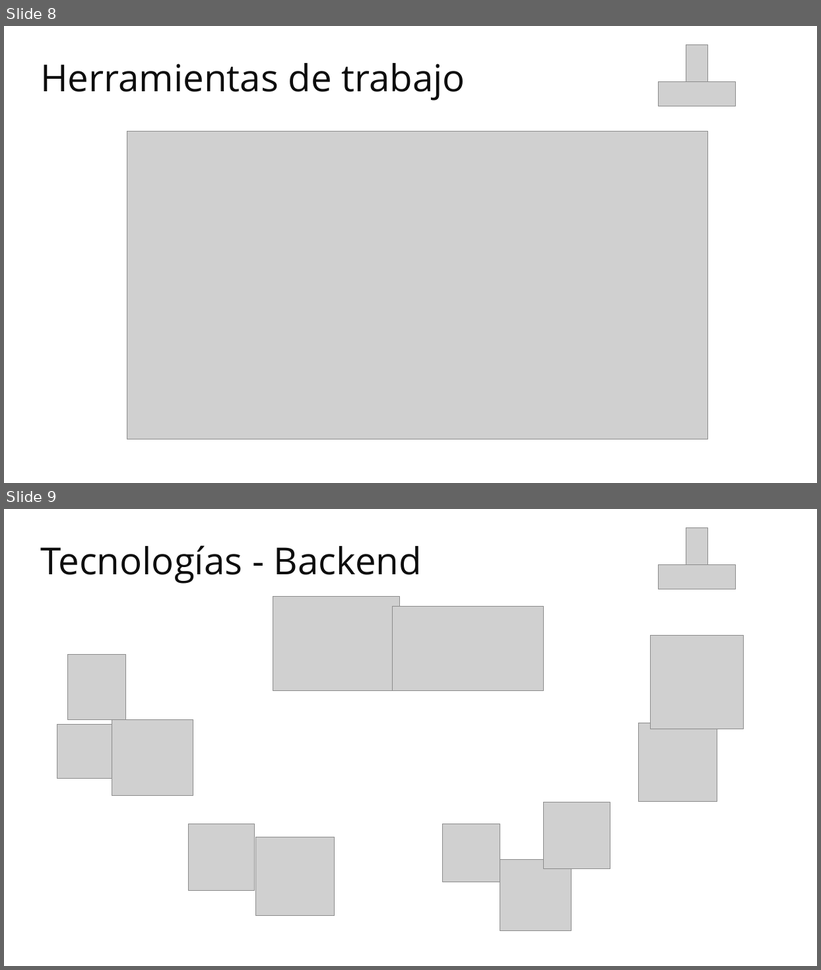
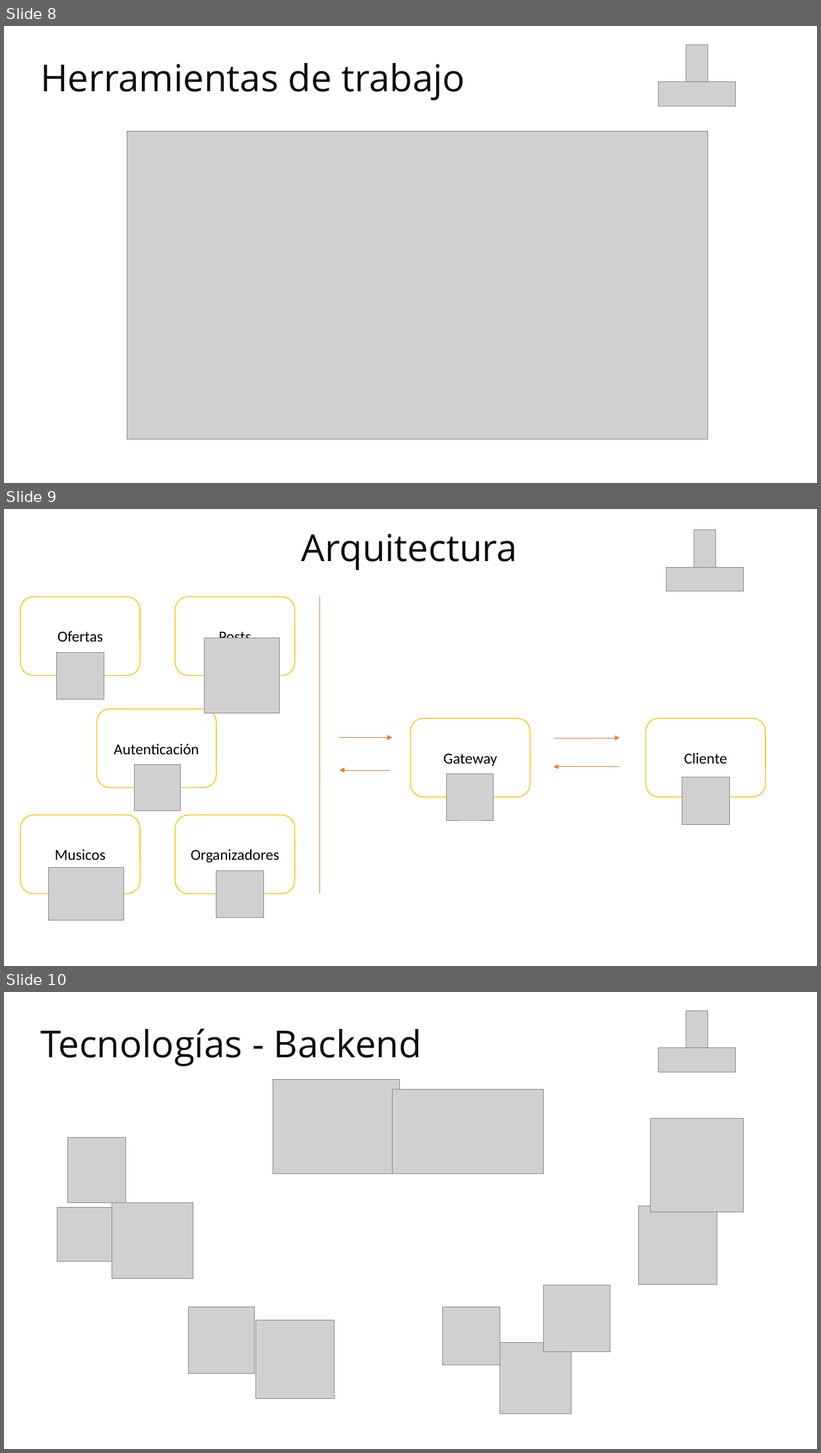
Before and after one commit to moises-ph/Nodens-documentacion, a slide deck: Presentaciones del proyecto/Presentación de Proyecto Pitch1.pptx. Shown one above the other, each under a label of ours: slides 8 and 9 before the commit, slides 8, 9 and 10 after it. The pictures are 821x970 and 821x1453 pixels, drawn with LibreOffice and Linux fonts; fonts in the diff are those of the drawing; grey boxes stand for pictures; background and template pictures are left out. Boxes give left, top, right and bottom in pixels: in the first picture for what was removed or moved away, otherwise in the second. Text is boxed around its words. In the diff, an @@ line names an element or a change of style, - is before the commit and + after.

Commit message:
Presentacion y ya

```diff
--- a/Presentaciones del proyecto/Presentación de Proyecto Pitch1.pptx
+++ b/Presentaciones del proyecto/Presentación de Proyecto Pitch1.pptx
@@ slide 9 added at box(4, 509, 817, 966), background picture (left out) @@
@@ text added at box(302, 533, 517, 570), 44 pt, text #0D0D0D @@
+Arquitectura
@@ picture added at box(694, 530, 717, 568) @@
@@ picture added at box(667, 567, 744, 591) @@
@@ rounded rectangle added at box(20, 597, 140, 675), fill #FFFFFF, outline #FFC000 1 pt, 18 pt, text #000000 @@
+Ofertas
@@ rounded rectangle added at box(176, 597, 295, 675), fill #FFFFFF, outline #FFC000 1 pt, 18 pt, text #000000 @@
+Posts
@@ line added from (320, 597) to (320, 894), #ED7D31 0.5 pt @@
@@ picture added at box(205, 638, 280, 714) @@
@@ picture added at box(56, 652, 104, 700) @@
@@ rounded rectangle added at box(96, 709, 217, 788), fill #FFFFFF, outline #FFC000 1 pt, 18 pt, text #000000 @@
+Autenticación
@@ rounded rectangle added at box(411, 718, 531, 797), fill #FFFFFF, outline #FFC000 1 pt, 18 pt, text #000000 @@
+Gateway
@@ rounded rectangle added at box(646, 718, 766, 797), fill #FFFFFF, outline #FFC000 1 pt, 18 pt, text #000000 @@
+Cliente
@@ arrow added from (339, 738) to (393, 738), #ED7D31 0.5 pt @@
@@ arrow added from (554, 739) to (620, 739), #ED7D31 0.5 pt @@
@@ picture added at box(134, 764, 181, 811) @@
@@ arrow added from (390, 770) to (339, 770), #ED7D31 0.5 pt @@
@@ picture added at box(447, 774, 494, 821) @@
@@ arrow added from (620, 767) to (554, 767), #ED7D31 0.5 pt @@
@@ picture added at box(682, 778, 730, 825) @@
@@ rounded rectangle added at box(20, 815, 140, 894), fill #FFFFFF, outline #FFC000 1 pt, 18 pt, text #000000 @@
+Musicos
@@ rounded rectangle added at box(176, 815, 295, 894), fill #FFFFFF, outline #FFC000 1 pt, 18 pt, text #000000 @@
+Organizadores
@@ picture added at box(49, 867, 124, 920) @@
@@ picture added at box(217, 871, 264, 918) @@
@@ what was slide 9 is now slide 10 @@
```
Also in this commit, not shown: 1 slide removed.
